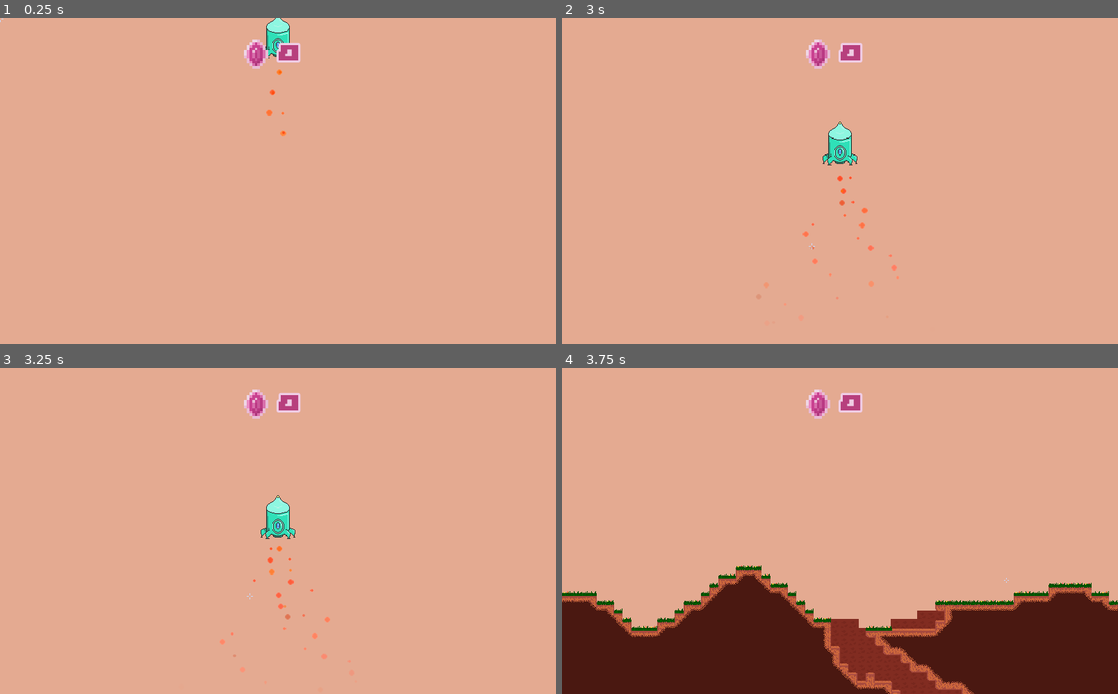
Above: before the commit, frames 1-4 (two rows, left to right).
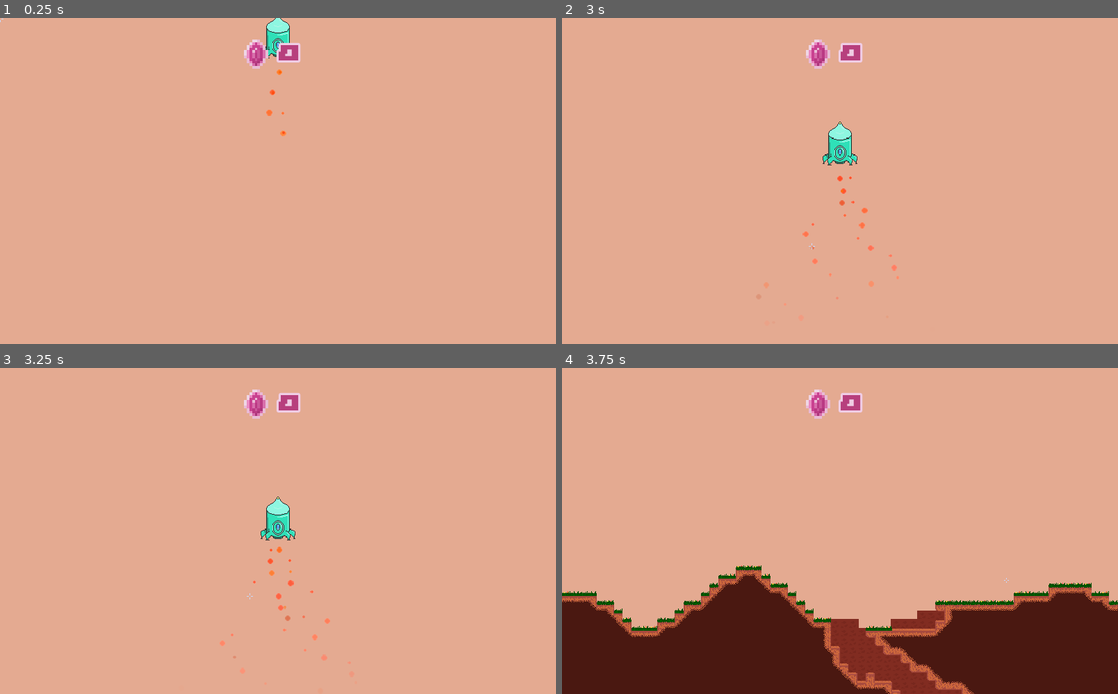
Above: after the commit, the same moments.

Repository: MichaelRRyan/Mecha-Miners
Game: Godot game, scene res://scenes/world/World.tscn
Same seed, same stepped clock (60 frames per second), same inputs: the game is played once before the commit and once after it.
Inputs (mouse positions are in pixels of both pictures, inside the frame that each line leads up to):
- Up to frame 1 (0.25 s): no input
- Up to frame 2 (3 s): tap Enter at 0.5 s; move the mouse to (962, 164) at 0.52 s; hold D (move_right) 0.53-1.28 s; hold E (interact) 0.53-1.28 s; tap W (jump) at 0.77, 0.8, 1.07, 1.35, 1.52, 1.82, 2.3 s; move the mouse to (728, 197) at 1.27 s; hold A (move_left) 1.28-2.03 s; tap E (interact) at 1.55 s; move the mouse to (895, 109) at 2.02 s; press the mouse at (895, 109) at 2.03 s; hold D (move_right) from 2.03 s (still down); move the mouse to (812, 246) at 2.77 s; release the mouse at (812, 246) at 2.78 s; right-click (812, 246) at 2.85 s
- Up to frame 3 (3.25 s): keep holding D (move_right); tap W (jump) at 3.02 s; tap E (interact) at 3.05 s
- Up to frame 4 (3.75 s): tap W (jump) at 3.32 s; move the mouse to (1006, 579) at 3.52 s; release D (move_right) at 3.53 s; hold A (move_left) from 3.53 s (still down); hold P (ai_perspective) from 3.53 s (still down)

Frames 1-2 are identical in both runs. In frame 3, 0.4% of the frame differs, in the area x 39-63%, y 39-91%; in frame 4, nothing differs.
Error before the commit: Division By Zero in operator '%'. (res://scripts/world/PlayerManager.gd:185)
Error after the commit: Division By Zero in operator '%'. (res://scripts/world/PlayerManager.gd:188)

Commit message:
Allowed the player to enter the drop pod

Diff:
--- a/resources/sprite_frames/mecha_green.tres
+++ b/resources/sprite_frames/mecha_green.tres
@@ -5,6 +5,10 @@
 [sub_resource type="AtlasTexture" id=1]
 atlas = ExtResource( 1 )
 region = Rect2( 0, 99, 32, 33 )
+
+[sub_resource type="AtlasTexture" id=2]
+atlas = ExtResource( 1 )
+region = Rect2( 160, 99, 32, 33 )
 
 [sub_resource type="AtlasTexture" id=7]
 atlas = ExtResource( 1 )
@@ -21,10 +25,6 @@
 [sub_resource type="AtlasTexture" id=10]
 atlas = ExtResource( 1 )
 region = Rect2( 128, 99, 32, 33 )
-
-[sub_resource type="AtlasTexture" id=2]
-atlas = ExtResource( 1 )
-region = Rect2( 160, 99, 32, 33 )
 
 [sub_resource type="AtlasTexture" id=3]
 atlas = ExtResource( 1 )
@@ -49,15 +49,15 @@
 "name": "idle",
 "speed": 5.0
 }, {
+"frames": [ SubResource( 2 ) ],
+"loop": true,
+"name": "jump",
+"speed": 5.0
+}, {
 "frames": [ SubResource( 7 ), SubResource( 8 ), SubResource( 9 ), SubResource( 10 ) ],
 "loop": true,
 "name": "walk",
 "speed": 15.0
-}, {
-"frames": [ SubResource( 2 ) ],
-"loop": true,
-"name": "jump",
-"speed": 5.0
 }, {
 "frames": [ SubResource( 3 ), SubResource( 4 ), SubResource( 5 ), SubResource( 6 ) ],
 "loop": true,
--- a/scripts/entities/Entity.gd
+++ b/scripts/entities/Entity.gd
@@ -34,6 +34,7 @@
 var _vacuumed_items = []
 var _item_vacuum_speed = 5.0
 
+var drop_pod = null
 var inventory : Inventory = Inventory.new()
 var equipped : Array = [] # Array<Tool>
 var _drills : Array = [] # Array<Tool>
--- a/scripts/misc/FollowPoint.gd
+++ b/scripts/misc/FollowPoint.gd
@@ -2,10 +2,21 @@
 
 export var dampener = 0.1
 
+var _target : Node2D = null
+
+# ------------------------------------------------------------------------------
+func set_target(new_target : Node2D):
+	if _target != null:
+		_target.disconnect("new_velocity", self, "_on_Target_new_velocity")
+
+	_target = new_target
+	_target.connect("new_velocity", self, "_on_Target_new_velocity")
+	position = _target.position
+
 
 # ------------------------------------------------------------------------------
 func _on_Target_new_velocity(velocity):
-	position = velocity * dampener
+	position = _target.position + velocity * dampener
 
 
 # ------------------------------------------------------------------------------
--- a/scripts/world/DropPod.gd
+++ b/scripts/world/DropPod.gd
@@ -2,6 +2,7 @@
 
 signal new_velocity()
 signal menu_toggled()
+signal player_entered(player)
 signal player_exited(player)
 
 export var gravity = 60.0
@@ -21,10 +22,9 @@
 
 # -----------------------------------------------------------------------------
 func _on_PlayerDetector_body_entered(body):
-	# Checks if the body is a non remote player.
-	if (body.is_in_group("player")
-		and (not Network.is_online or body.is_network_master())):
-			player_in_range = true
+	# Checks if the body is the owner of the drop pod.
+	if body == player:
+		player_in_range = true
 
 	var terrains = get_tree().get_nodes_in_group("terrain")
 	if terrains and not terrains.empty():
@@ -33,10 +33,9 @@
 
 # ------------------------------------------------------------------------------
 func _on_PlayerDetector_body_exited(body):
-	# Checks if the body is a non remote player.
-	if (body.is_in_group("player")
-		and (not Network.is_online or body.is_network_master())):
-			player_in_range = false
+	# Checks if the body is the owner of the drop pod.
+	if body == player:
+		player_in_range = false
 
 
 # ------------------------------------------------------------------------------
@@ -46,12 +45,12 @@
 			_driver_inside = false
 			emit_signal("player_exited", player)
 			player.position = position
-			remove_child(follow_point)
-			player.add_child(follow_point)
-			follow_point.position = Vector2.ZERO
-			player.connect("new_velocity", follow_point, "_on_Target_new_velocity")
+			follow_point.set_target(player)
 
 		elif player_in_range:
+			_driver_inside = true
+			follow_point.set_target(self)
+			emit_signal("player_entered", player)
 			emit_signal("menu_toggled")
 
 
@@ -79,7 +78,9 @@
 		if velocity.y > max_vertical_speed:
 			velocity.y = max_vertical_speed
 
-		emit_signal("new_velocity", velocity)
+		if not _landed:
+			emit_signal("new_velocity", velocity)
+
 		velocity = move_and_slide(velocity, Vector2.UP)
 
 
--- a/scripts/world/PlayerManager.gd
+++ b/scripts/world/PlayerManager.gd
@@ -69,17 +69,20 @@
 	_local_drop_pod = DropPodScene.instance()
 	add_child(_local_drop_pod)
 	_local_drop_pod.connect("player_exited", self, "_on_DropPod_player_exited")
+	_local_drop_pod.connect("player_entered", self, "_on_DropPod_player_entered")
 
 	var x = randi() % (world_width - buffer * 2) + buffer
 	_local_drop_pod.position = Vector2(x * 16.0, drop_height)
 
 	# Spawns the follow point and adds it to the drop pod.
 	_local_follow_point = FollowPointScene.instance()
-	_local_drop_pod.add_child(_local_follow_point)
-	_local_drop_pod.connect("new_velocity", _local_follow_point, "_on_Target_new_velocity")
+	add_child(_local_follow_point)
+
+	_local_follow_point.set_target(_local_drop_pod)
 
 	_local_drop_pod.player = _local_player
 	_local_drop_pod.follow_point = _local_follow_point
+	_local_player.drop_pod = _local_drop_pod
 
 	# Adds the camera to the drop pod's follow point.
 	remove_child(_main_camera)
@@ -196,3 +199,8 @@
 
 
 #-------------------------------------------------------------------------------
+func _on_DropPod_player_entered(player):
+	remove_child(player)
+
+
+#-------------------------------------------------------------------------------
